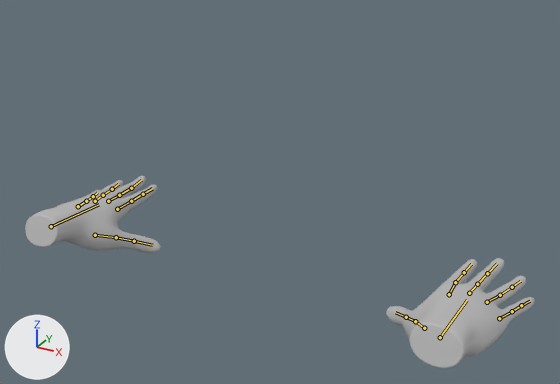
The Blender file SDK_Meta/Assets/Lucas Señas 2/Senias Lucas 2.blend: old version first, new version second.
Before and after are seen from a 50 mm camera at (1.63, -2.43, 1.67) aimed at (0.13, 0.29, 0.31). Lighting does not change. The marker at lower left points along +X, +Y and +Z. The bones that bend it are drawn over the model as lines.

Objects in the first picture: 'r_handMeshNode', 'r_handMeshNode.001'.
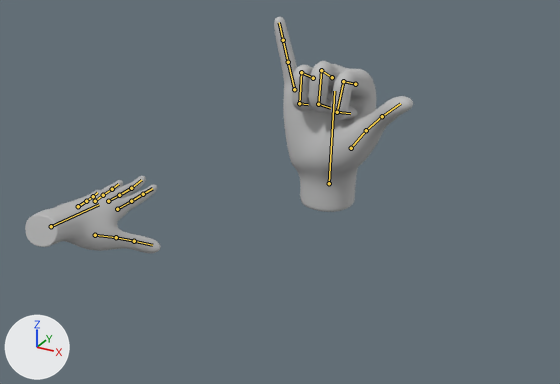
The newer file adds an action. The first version stands in its rest pose; the second is drawn at frame 0 of the action 'Hand_R_Tener'.

The edits, one by one:
Bone 'Bone' (bone_bone) moves from (0.0, 0.0, 0.0) to (-1.392, -0.123, 1.551).
Bone 'Bone' (bone_bone) turns from (0, 0, 0) to (90, 0, -180) degrees about its own x, y and z.
Bone 'Bone.004' (bone_bone_004) moves from (0.0, 0.0, 0.0) to (0.003, -0.012, -0.072).
Bone 'Bone.004' (bone_bone_004) turns from (0, 0, 0) to (-68, 0, 16) degrees about its own x, y and z.
Bone 'Bone.005' (bone_bone_005) moves from (0.0, 0.0, 0.0) to (0.0, -0.024, -0.11).
Bone 'Bone.005' (bone_bone_005) turns from (0, 0, 0) to (-109, 0, 0) degrees about its own x, y and z.
Bone 'Bone.006' (bone_bone_006) moves from (0.0, 0.0, 0.0) to (0.0, 0.044, -0.069).
Bone 'Bone.006' (bone_bone_006) turns from (0, 0, 0) to (-80, 0, 0) degrees about its own x, y and z.
Bone 'Bone.007' (bone_bone_007) moves from (0.0, 0.0, 0.0) to (0.002, -0.019, -0.14).
Bone 'Bone.007' (bone_bone_007) turns from (0, 0, 0) to (-68, 0, 6) degrees about its own x, y and z.
Bone 'Bone.008' (bone_bone_008) moves from (0.0, 0.0, 0.0) to (0.0, 0.012, -0.208).
Bone 'Bone.008' (bone_bone_008) turns from (0, 0, 0) to (-109, 0, 0) degrees about its own x, y and z.
Bone 'Bone.009' (bone_bone_009) moves from (0.0, 0.0, 0.0) to (0.0, 0.108, -0.097).
Bone 'Bone.009' (bone_bone_009) turns from (0, 0, 0) to (-80, 0, 0) degrees about its own x, y and z.
Bone 'Bone.010' (bone_bone_010) turns from (0, 0, 0) to (-80, 0, 0) degrees about its own x, y and z.
Bone 'Bone.011' (bone_bone_011) turns from (0, 0, 0) to (-90, 0, 0) degrees about its own x, y and z.
Bone 'Bone.012' (bone_bone_012) turns from (0, 0, 0) to (-90, 0, 0) degrees about its own x, y and z.

Location of each change, [x1, y1, x2, y2] in pixels of the pictures (560 x 384 px):
'r_handMeshNode', posed (7% narrower, 77% taller): before [386, 258, 535, 368]; after [274, 17, 413, 212]
bone 'Bone', root to tip: before (440, 337) to (467, 300); after (329, 183) to (334, 91)
bone 'Bone.004', root to tip: before (487, 302) to (500, 295); after (313, 78) to (301, 72)
bone 'Bone.005', root to tip: before (500, 295) to (512, 287); after (301, 72) to (299, 103)
bone 'Bone.006', root to tip: before (512, 287) to (520, 281); after (299, 103) to (308, 104)
bone 'Bone.007', root to tip: before (469, 293) to (477, 284); after (332, 77) to (321, 70)
bone 'Bone.008', root to tip: before (477, 284) to (487, 273); after (321, 70) to (318, 104)
bone 'Bone.009', root to tip: before (487, 273) to (497, 263); after (318, 104) to (330, 108)
bone 'Bone.010', root to tip: before (449, 294) to (455, 282); after (355, 84) to (343, 81)
bone 'Bone.011', root to tip: before (455, 282) to (464, 272); after (343, 81) to (337, 112)
bone 'Bone.012', root to tip: before (464, 272) to (471, 264); after (337, 112) to (350, 113)
